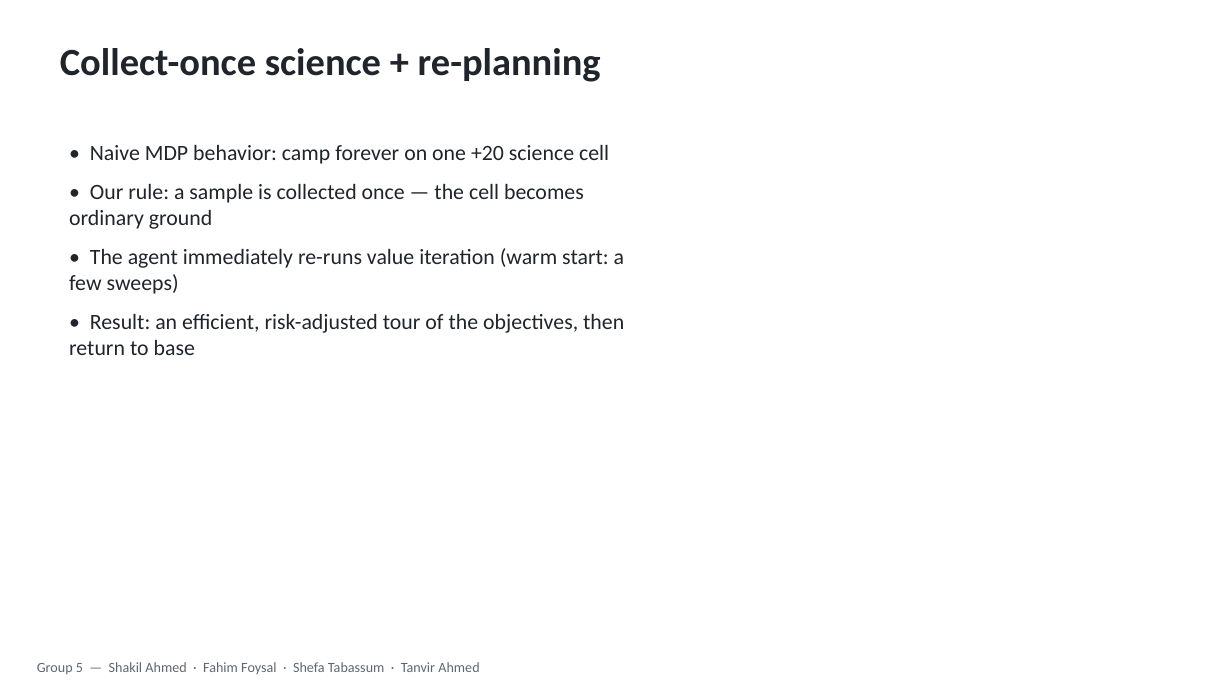
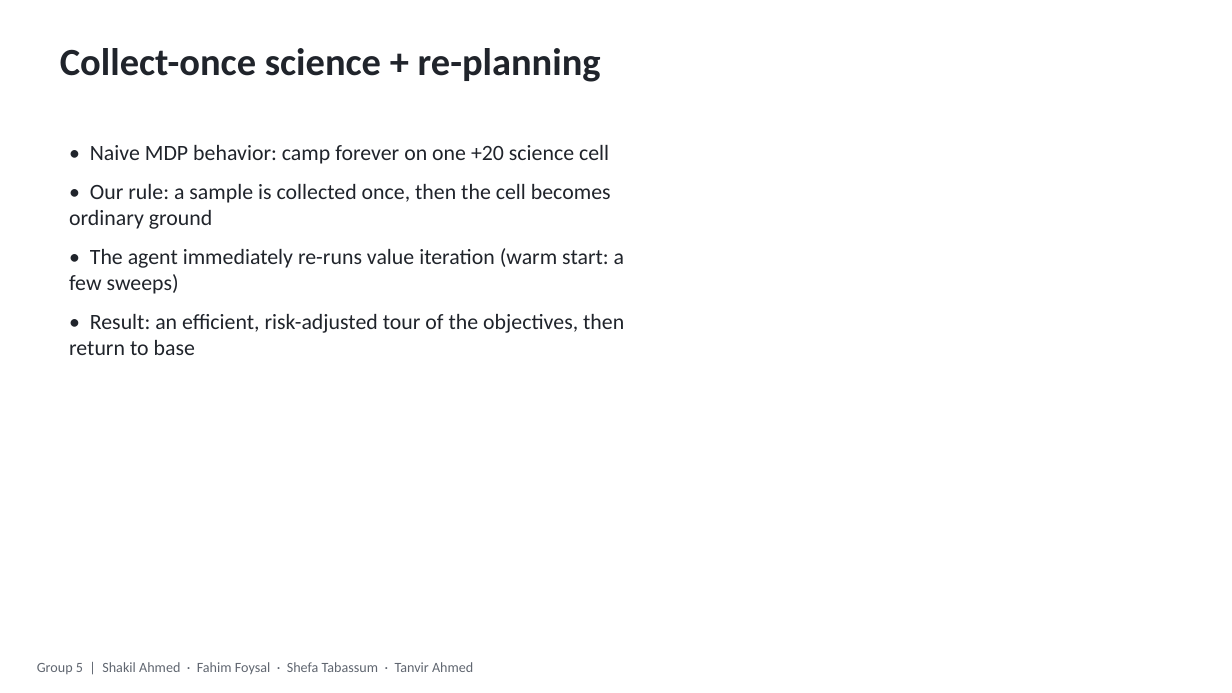
Before and after one commit to MRSHAKILS/Autonomous-Volcanic-Terrain-Exploration-Using-Markov-Decision-Process, a slide deck: slide 5 of others/final_presentation.pptx. Drawn at 1232x693 pixels with LibreOffice and Linux fonts; fonts in the diff are those of the drawing. Boxes give left, top, right and bottom in pixels: in the first picture for what was removed or moved away, otherwise in the second. Text is boxed around its words. In the diff, an @@ line names an element or a change of style, - is before the commit and + after.

```diff
--- a/others/final_presentation.pptx
+++ b/others/final_presentation.pptx
@@ text at (69, 184, 611, 229): text changed @@
-• Our rule: a sample is collected once — the cell becomes ordinary ground
+• Our rule: a sample is collected once, then the cell becomes ordinary ground
@@ text at (37, 662, 473, 674): text changed @@
-Group 5 — Shakil Ahmed · Fahim Foysal · Shefa Tabassum · Tanvir Ahmed
+Group 5 | Shakil Ahmed · Fahim Foysal · Shefa Tabassum · Tanvir Ahmed
```
Also in this commit, not shown: 8 other slides changed, 11 other files.
